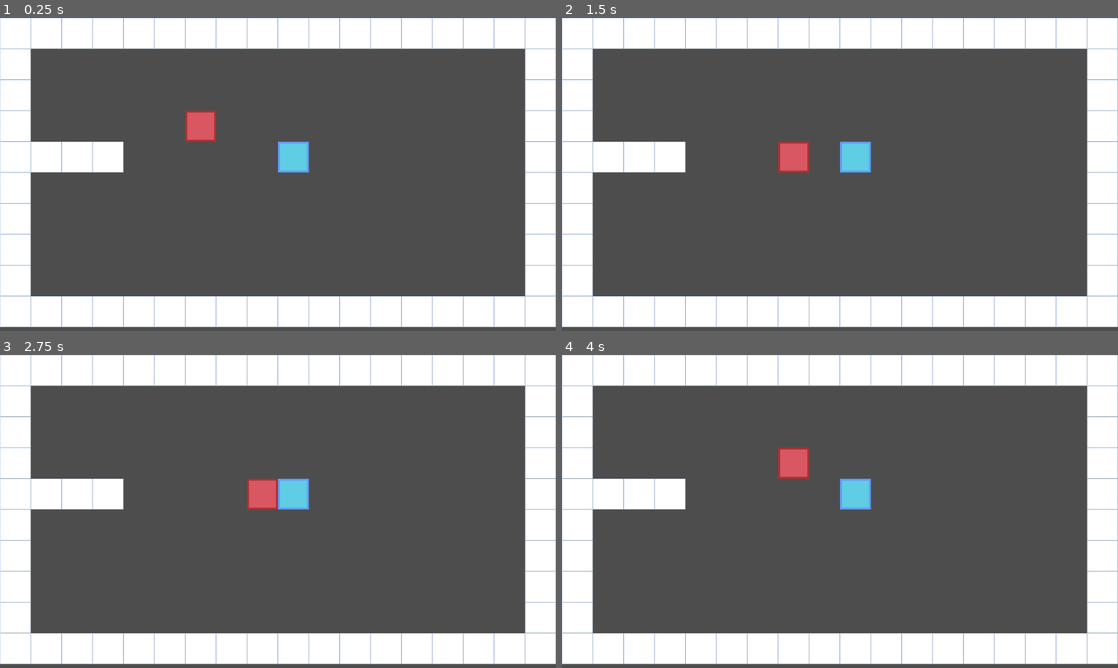
Above: before the commit, frames 1-4 (two rows, left to right).
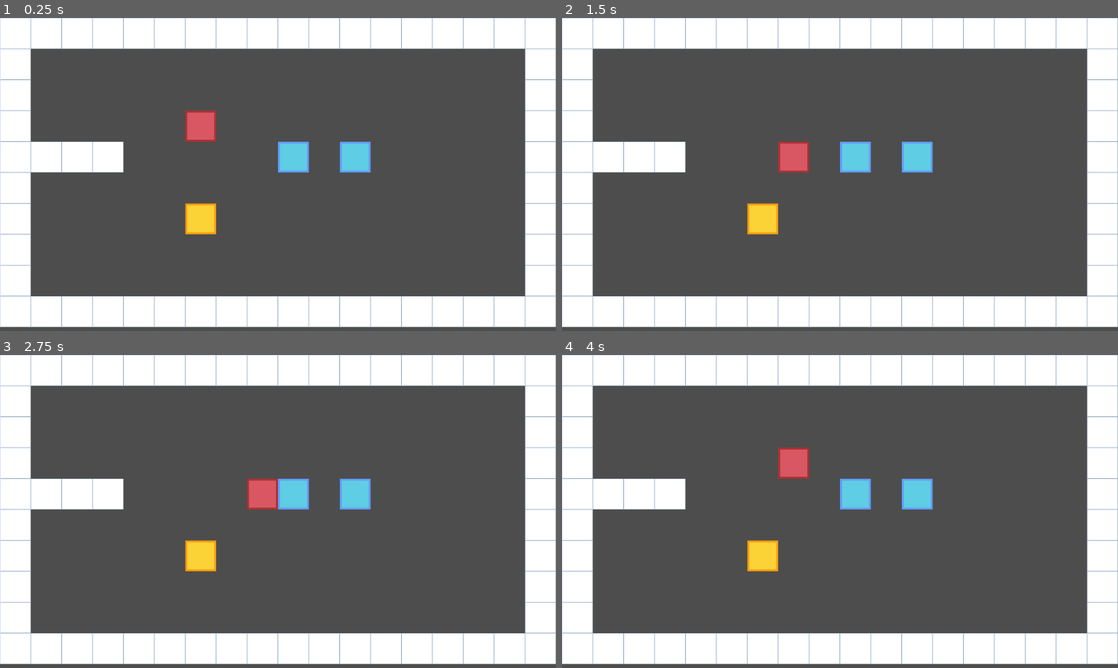
Above: after the commit, the same moments.

Repository: youssefevan/kickoff-jam-fall-2023
Game: Godot game, scene res://scenes/world_grid.tscn
Two runs of this game, one before a commit and one after it. Both use one fixed random seed, a clock stepped at 60 frames per second and the inputs below. This scene is started directly instead of the project's main scene.
Inputs:
- Up to frame 1 (0.25 s): no input
- Up to frame 2 (1.5 s): tap Enter at 0.5 s; hold D (right) 0.53-1.28 s; tap Space at 1.25 s; hold S (down) from 1.28 s (still down)
- Up to frame 3 (2.75 s): tap Enter at 2 s; release S (down) at 2.03 s; hold D (right) from 2.03 s (still down)
- Up to frame 4 (4 s): tap Space at 2.75 s; release D (right) at 2.78 s; hold W (up) 2.78-3.53 s; tap Enter at 3.5 s; hold A (left) from 3.53 s (still down)

The runs differ from the first frame. In frame 1, 1.1% of the frame differs, in the area x 33-67%, y 39-70%; in frame 2, 1.1%; in frame 3, 1.1%; in frame 4, 1.1%.

Commit message:
Torch entity, pushable entity collision
Pushable entities now collide, the player can only push one pushable entity at a time

Diff:
--- a/KickoffJamFall2023/scenes/boulder_grid.tscn
+++ b/KickoffJamFall2023/scenes/boulder_grid.tscn
@@ -1,15 +1,15 @@
 [gd_scene load_steps=4 format=3 uid="uid://lapt7kiatri8"]
 
 [ext_resource type="Texture2D" uid="uid://drmf6ei0prp1y" path="res://sprites/boulder.png" id="1_6scxs"]
-[ext_resource type="Script" path="res://scripts/boulder_grid.gd" id="1_vc6ly"]
+[ext_resource type="Script" path="res://scripts/pushable.gd" id="1_s66uq"]
 
 [sub_resource type="RectangleShape2D" id="RectangleShape2D_ully6"]
 size = Vector2(64, 64)
 
 [node name="BoulderGrid" type="Area2D"]
 collision_layer = 4
-collision_mask = 2
-script = ExtResource("1_vc6ly")
+collision_mask = 7
+script = ExtResource("1_s66uq")
 
 [node name="Sprite2D" type="Sprite2D" parent="."]
 scale = Vector2(4, 4)
@@ -19,3 +19,5 @@
 shape = SubResource("RectangleShape2D_ully6")
 
 [node name="PhysicsRay" type="RayCast2D" parent="."]
+collision_mask = 7
+collide_with_areas = true
--- /dev/null
+++ b/KickoffJamFall2023/scenes/torch.tscn
@@ -0,0 +1,23 @@
+[gd_scene load_steps=4 format=3 uid="uid://cn75vhws468m5"]
+
+[ext_resource type="Texture2D" uid="uid://b4mprnm4yfgjv" path="res://sprites/torch.png" id="1_lv6yc"]
+[ext_resource type="Script" path="res://scripts/pushable.gd" id="1_se3p5"]
+
+[sub_resource type="RectangleShape2D" id="RectangleShape2D_qikc7"]
+size = Vector2(64, 64)
+
+[node name="Torch" type="Area2D"]
+collision_layer = 4
+collision_mask = 7
+script = ExtResource("1_se3p5")
+
+[node name="Sprite" type="Sprite2D" parent="."]
+scale = Vector2(4, 4)
+texture = ExtResource("1_lv6yc")
+
+[node name="Collider" type="CollisionShape2D" parent="."]
+shape = SubResource("RectangleShape2D_qikc7")
+
+[node name="PhysicsRay" type="RayCast2D" parent="."]
+collision_mask = 7
+collide_with_areas = true
--- a/KickoffJamFall2023/scenes/world_grid.tscn
+++ b/KickoffJamFall2023/scenes/world_grid.tscn
@@ -1,8 +1,9 @@
-[gd_scene load_steps=4 format=3 uid="uid://vkcmqy6a3fvx"]
+[gd_scene load_steps=5 format=3 uid="uid://vkcmqy6a3fvx"]
 
 [ext_resource type="PackedScene" uid="uid://xkm7yrbouirx" path="res://scenes/player_grid.tscn" id="1_sqhh3"]
 [ext_resource type="PackedScene" uid="uid://in17ywkbxbmc" path="res://scenes/tile_map.tscn" id="2_64l1k"]
 [ext_resource type="PackedScene" uid="uid://lapt7kiatri8" path="res://scenes/boulder_grid.tscn" id="3_0cos2"]
+[ext_resource type="PackedScene" uid="uid://cn75vhws468m5" path="res://scenes/torch.tscn" id="4_s67g7"]
 
 [node name="WorldGrid" type="Node2D"]
 
@@ -14,3 +15,9 @@
 
 [node name="BoulderGrid" parent="." instance=ExtResource("3_0cos2")]
 position = Vector2(576, 256)
+
+[node name="Torch" parent="." instance=ExtResource("4_s67g7")]
+position = Vector2(384, 384)
+
+[node name="BoulderGrid2" parent="." instance=ExtResource("3_0cos2")]
+position = Vector2(704, 256)
Renamed: KickoffJamFall2023/scripts/boulder_grid.gd -> KickoffJamFall2023/scripts/pushable.gd
Binary file added: KickoffJamFall2023/sprites/torch.png
Not shown, added: KickoffJamFall2023/sprites/torch.png.import
